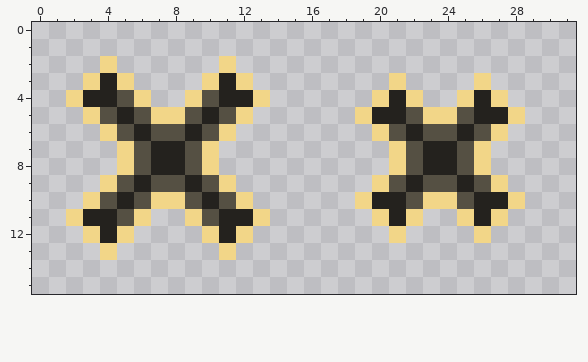
Pixel-art sprite: Textures/FloorCrossParticle.png. This is how it looked before the edit.
The file is 32x16 pixels.
Now the later version:
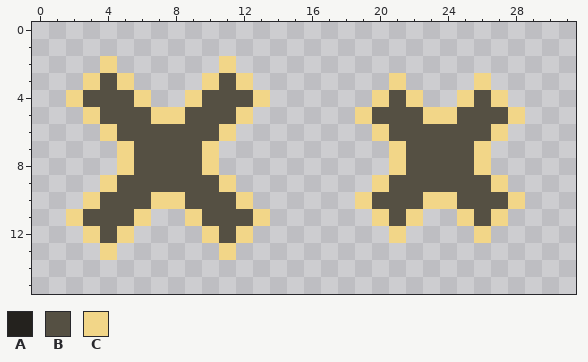
Palette (. is transparent): A #24221e  B #555043  C #f2d688
The exact change:
y 3: x 4 A -> B; x 11 A -> B
y 4: x 3..4 AA -> BB; x 11..12 AA -> BB; x 21 A -> B; x 26 A -> B
y 5: x 5 A -> B; x 10 A -> B; x 20..21 AA -> BB; x 26..27 AA -> BB
y 6: x 6 A -> B; x 9 A -> B; x 22 A -> B; x 25 A -> B
y 7..8: x 7..8 AA -> BB; x 23..24 AA -> BB
y 9: x 6 A -> B; x 9 A -> B; x 22 A -> B; x 25 A -> B
y 10: x 5 A -> B; x 10 A -> B; x 20..21 AA -> BB; x 26..27 AA -> BB
y 11: x 3..4 AA -> BB; x 11..12 AA -> BB; x 21 A -> B; x 26 A -> B
y 12: x 4 A -> B; x 11 A -> B
Where, in picture pixels (left, top, right, bottom), the same in both pictures:
changed: (83, 73, 253, 243)
changed: (372, 90, 508, 226)
